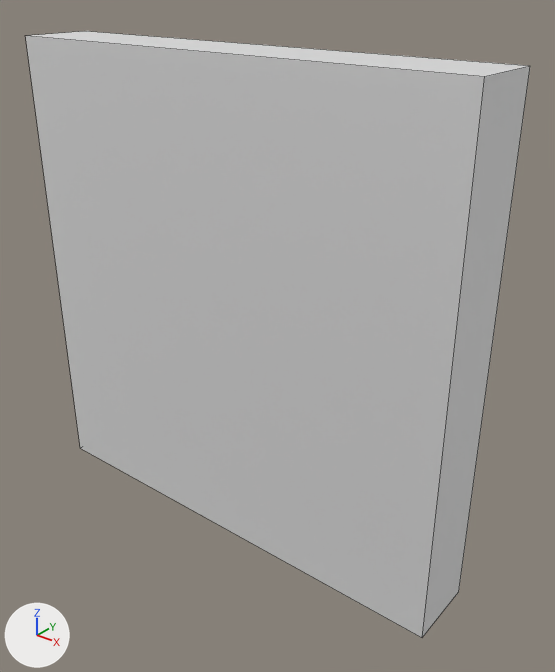
Before and after pictures for a commit that changed the FBX model Assets/Models/Wall5.fbx.
Before and after are seen from a 50 mm camera at (1.89, -2.12, 2.27) aimed at (0.15, 0.05, 0.92). The axes (+X, +Y, +Z) are drawn at lower left. The lights are the same throughout. Mesh edges are drawn as thin lines. Objects named as collision shapes, trigger or cutter boxes, shadow casters or lower levels of detail are left out. Where no turn or scale is listed for an object, it has been applied to the vertices.

In view in the first picture: 'Wall2_LOD4'.
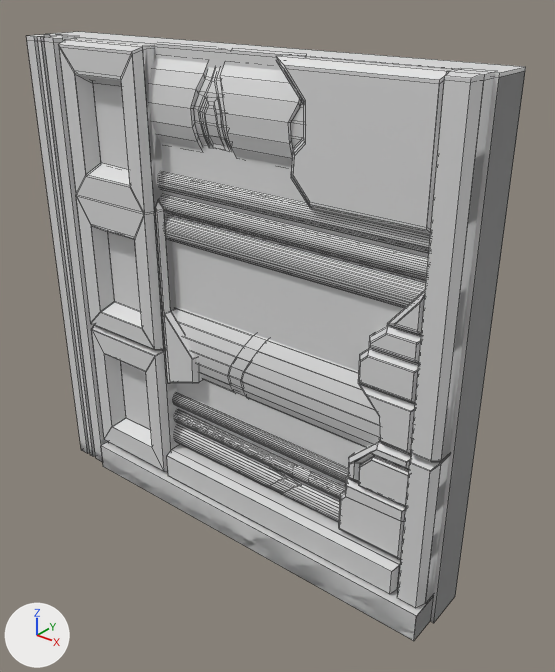
Location of each change, (x1, y1, x2, y2) in pixels of the pictures (555 x 672 px):
'Wall2_LOD4', reshaped, turned, rescaled: before (26, 31, 530, 638); after (26, 32, 526, 640)
'Wall5_LOD0', added: after (60, 49, 525, 641)

Diff of the bpy script that builds the scene:
```diff
--- a/Assets/Models/Wall5.fbx.py
+++ b/Assets/Models/Wall5.fbx.py
@@ me_cube_009 @@
 # used by ob_wall2_lod4; location = (0.0, 0.0, 0.0); scale = (1.0, 0.15, 1.0)
-me_cube_009.from_pydata(...)  # 8 vertices, 6 faces; spans x -1.0..1.0, y -1.0..1.0, z 0.0..2.0
+me_cube_009.from_pydata(...)  # 504 vertices, 330 faces; spans x -10000.0..10000.0, y -1571.67..2428.33, z -20000.0..0.0
+# me_cube_009 part 1: 8 vertices removed from x -1.0..1.0, y -1.0..1.0, z 0.0..2.0; 504 vertices added at x -10000.0..10000.0, y -1571.67..2428.33, z -20000.0..0.0
 me_cube_009.materials.append(mat_material_001)
@@ me_cube_010 @@
+me_cube_010.from_pydata(...)  # 857 vertices, 672 faces; spans x -1.0..1.0, y -0.18..0.12, z 0.0..2.0
+me_cube_010.materials.append(mat_material_001)  # its picture is missing
@@ ob_wall2_lod4 @@
 ob_wall2_lod4.location = (0.0, 0.0, 0.0)
-ob_wall2_lod4.scale = (1.0, 0.15, 1.0)
+ob_wall2_lod4.rotation_euler = (-3.142, 0.0, 0.0)  # degrees (-180, 0, 0)
+ob_wall2_lod4.scale = (0.0001, 0.000075, 0.0001)
@@ ob_wall5_lod0 @@
+ob_wall5_lod0 = bpy.data.objects.new('Wall5_LOD0', me_cube_010)
+ob_wall5_lod0.location = (0.0, 0.0, 0.0)
```
